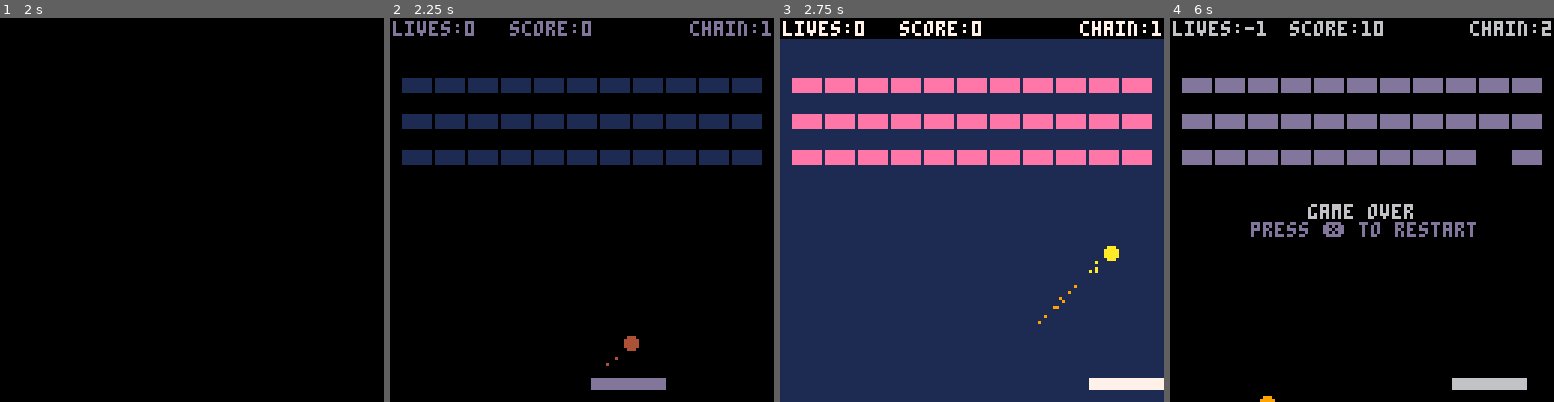
Above: before the commit, frames 1-4 (left to right).
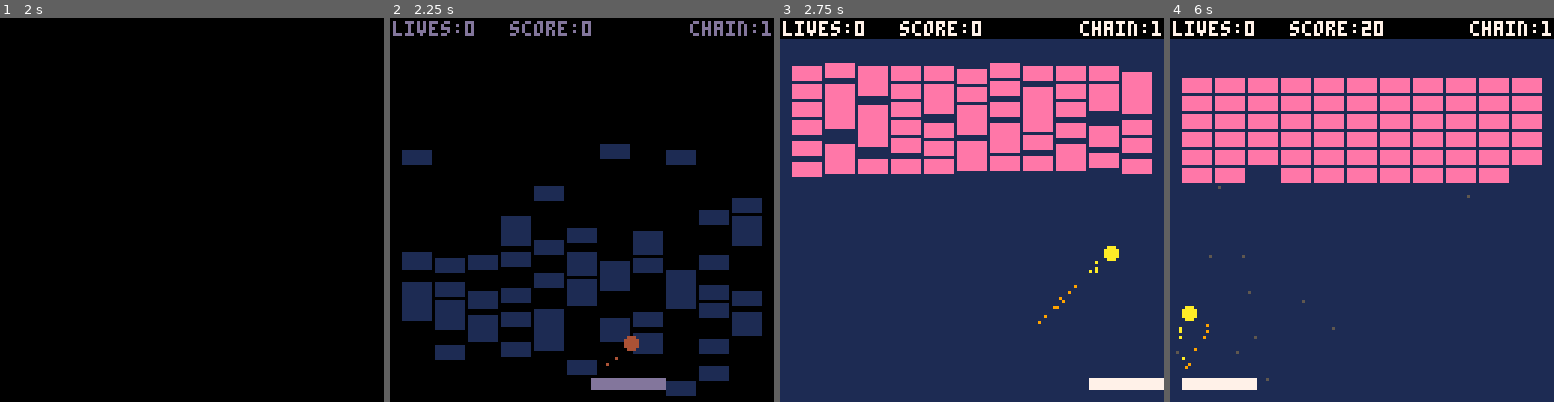
Above: after the commit, the same moments.

Repository: steka/lazydevs-pico8-breakout-hero
Game: PICO-8 cartridge hero1.p8
Two runs of this game, one before a commit and one after it. Both use one fixed random seed, a clock stepped at 60 frames per second and the inputs below.
Inputs:
- Up to frame 1 (2 s): tap O (Z key) at 0.7, 1.7 s; hold Right from 1.6 s (still down)
- Up to frame 2 (2.25 s): release Right at 2.1 s; tap O (Z key) at 2.1 s
- Up to frame 3 (2.75 s): hold Right from 2.47 s (still down); tap O (Z key) at 2.5 s
- Up to frame 4 (6 s): tap O (Z key) every 0.4 s from 2.9 to 5.7 s; release Right at 3.03 s; hold Left 3.08-3.58 s; hold Right 4.02-4.68 s; hold Left 5.08-5.68 s

Frame 1 is identical in both runs. In frame 2, 26% of the frame differs, in the area x 3-97%, y 15-99%; in frame 3, 15%; in frame 4, 96%, in the area x 0-100%, y 0-100%.

Commit message:
Breakout #40 - Bouncy Bricks
https://www.youtube.com/watch?v=M-bwX1jE-eo

Diff:
--- a/hero1.p8
+++ b/hero1.p8
@@ -9,7 +9,6 @@
 --      - collision particles\
 --      - pickup particles
 --      - explosions
---     level setup
 -- 8. high score
 -- 9. ui
 --    - powerup messages
@@ -29,7 +28,7 @@
  --levels[1] = "b9b/p9p/sbsbsbsbsb"
  --levels[1] = "hxixsxpxbxbxbxbxbxbxbxbxbxbxbxbxbxbxbxbxbxbxbxbxbxbxbxbxbxbxbxbxbxbxbxbxb"
  --levels[1] = "////x4b/s9s"
- levels[1] = "b9b/b9b/b9b"
+ levels[1] = "b9bb9bb9bb9bb9bb9b"
 
  shake=0
 
@@ -173,7 +172,9 @@
  _b.t=_t
  _b.fsh=0
  _b.ox=0
- _b.oy=0
+ _b.oy=-(128+rnd(128))
+ _b.dx=0
+ _b.dy=rnd(64)
 
  add(bricks,_b)
 end
@@ -350,7 +351,7 @@
 end
 
 function hitbrick(_i,_combo)
- local fshtime=8
+ local fshtime=10
 
  if bricks[_i].t=="b" then
   -- regular brick
@@ -628,8 +629,8 @@
 -- shatter brick
 function shatterbrick(_b,_vx,_vy)
  --bump the brick
- _b.ox = _vx*2
- _b.oy = _vy*2
+ _b.dx = _vx*1
+ _b.dy = _vy*1
  for _x= 0,brick_w do
   for _y= 0,brick_h do
    if rnd()<0.5 then
@@ -689,13 +690,39 @@
 end
 
 --rebound bumped bricks
-function reboundbricks()
+function animatebricks()
  for i=1,#bricks do
   local _b=bricks[i]
   if _b.v or _b.fsh>0 then
-   if _b.ox~=0 or _b.oy~=0 then
-    _b.ox-=sgn(_b.ox)
-    _b.oy-=sgn(_b.oy)
+   -- see if brick is moving
+   if _b.dx~=0 or _b.dy~=0 or _b.ox~=0 or _b.oy~=0 then
+    --apply the speed
+    _b.ox+=_b.dx
+    _b.oy+=_b.dy
+
+    --change the speed
+    --brick wants to go to zero
+    _b.dx-=_b.ox/10
+    _b.dy-=_b.oy/10
+
+    -- dampening
+    if abs(_b.dx)>(_b.ox) then
+     _b.dx=_b.dx/1.3
+    end
+    if abs(_b.dy)>(_b.oy) then
+     _b.dy=_b.dy/1.3
+    end
+
+    -- snap to zero if close
+    if abs(_b.ox)<0.2 and abs(_b.dx)<0.25 then
+     _b.ox=0
+     _b.dx=0
+    end
+    if abs(_b.oy)<0.2 and abs(_b.dy)<0.25 then
+     _b.oy=0
+     _b.dy=0
+    end
+
    end
   end
  end
@@ -861,7 +888,7 @@
  end
 
  --animate bricks
- reboundbricks()
+ animatebricks()
 
 end
 
